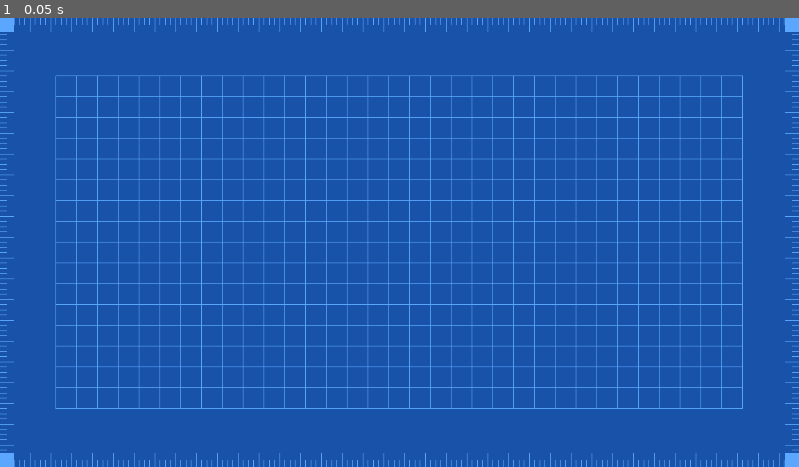
Above: before the commit, frame 1.
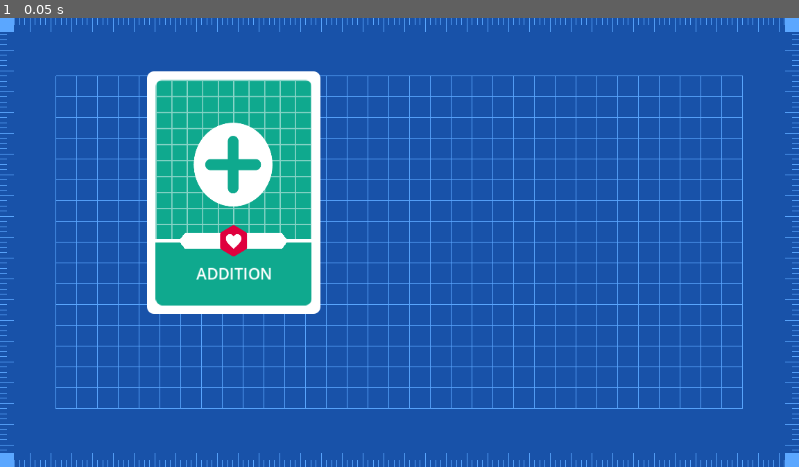
Above: after the commit, the same moment.

Repository: IamFastre/Numertica
Game: Godot game, scene res://scenes/game.tscn
Two runs of this game, one before a commit and one after it. Both use one fixed random seed, a clock stepped at 60 frames per second and the inputs below.
Inputs:
- Up to frame 1 (0.05 s): no input

The runs differ from the first frame. In frame 1, 12% of the frame differs, in the area x 18-41%, y 11-66%.

Commit message:
scenes

Diff:
--- /dev/null
+++ b/scenes/card.tscn
@@ -0,0 +1,108 @@
+[gd_scene load_steps=4 format=3 uid="uid://d0vfb4abomtui"]
+
+[ext_resource type="Script" path="res://scripts/cards/main.gd" id="1_7a6ey"]
+[ext_resource type="Texture2D" uid="uid://cgpy3cg7mtq3b" path="res://assets/cards/shape.svg" id="2_fj6ve"]
+[ext_resource type="LabelSettings" uid="uid://c6yet1dr421yr" path="res://resources/card_name.tres" id="3_go25d"]
+
+[node name="Card" type="Node2D"]
+script = ExtResource("1_7a6ey")
+
+[node name="Sprite" type="Sprite2D" parent="."]
+texture = ExtResource("2_fj6ve")
+centered = false
+region_rect = Rect2(0, 10.9048, 250, 339.095)
+
+[node name="Canvas" type="Sprite2D" parent="Sprite"]
+self_modulate = Color(0, 0, 0, 1)
+clip_children = 2
+position = Vector2(12.5, 12.5)
+scale = Vector2(0.9, 0.929)
+texture = ExtResource("2_fj6ve")
+centered = false
+region_rect = Rect2(0, 10.9048, 250, 339.095)
+
+[node name="Content" type="Control" parent="Sprite/Canvas"]
+layout_mode = 3
+anchors_preset = 15
+anchor_right = 1.0
+anchor_bottom = 1.0
+grow_horizontal = 2
+grow_vertical = 2
+metadata/_edit_use_anchors_ = true
+
+[node name="Art" type="Control" parent="Sprite/Canvas/Content"]
+layout_mode = 1
+anchors_preset = 0
+offset_right = 250.0
+offset_bottom = 250.0
+metadata/_edit_use_anchors_ = true
+
+[node name="Background" type="TextureRect" parent="Sprite/Canvas/Content/Art"]
+layout_mode = 1
+anchors_preset = 15
+anchor_right = 1.0
+anchor_bottom = 1.0
+grow_horizontal = 2
+grow_vertical = 2
+expand_mode = 1
+stretch_mode = 5
+
+[node name="Foreground" type="TextureRect" parent="Sprite/Canvas/Content/Art"]
+layout_mode = 1
+anchors_preset = 15
+anchor_right = 1.0
+anchor_bottom = 1.0
+grow_horizontal = 2
+grow_vertical = 2
+expand_mode = 1
+stretch_mode = 5
+
+[node name="Textual" type="Control" parent="Sprite/Canvas/Content"]
+layout_mode = 1
+anchor_left = 0.504
+anchor_top = 0.857
+anchor_right = 0.504
+anchor_bottom = 0.857
+offset_left = -125.0
+offset_top = -49.95
+offset_right = 125.0
+offset_bottom = 50.05
+
+[node name="CardName" type="Label" parent="Sprite/Canvas/Content/Textual"]
+layout_mode = 1
+anchors_preset = 8
+anchor_left = 0.5
+anchor_top = 0.5
+anchor_right = 0.5
+anchor_bottom = 0.5
+offset_left = -16.5
+offset_top = -11.5
+offset_right = 16.5
+offset_bottom = 11.5
+grow_horizontal = 2
+grow_vertical = 2
+text = "Name"
+label_settings = ExtResource("3_go25d")
+horizontal_alignment = 1
+vertical_alignment = 1
+uppercase = true
+max_lines_visible = 1
+
+[node name="InfoBox" type="Polygon2D" parent="Sprite/Canvas/Content"]
+position = Vector2(37, 250)
+antialiased = true
+polygon = PackedVector2Array(0, 0, 10, -12.5, 165, -12.5, 175, 0, 165, 12.5, 10, 12.5)
+
+[node name="Separator" type="Line2D" parent="Sprite/Canvas/Content"]
+position = Vector2(0, 250)
+points = PackedVector2Array(0, 0, 250, 0)
+width = 5.0
+
+[node name="Icon" type="TextureRect" parent="Sprite/Canvas/Content"]
+layout_mode = 0
+offset_left = 100.0
+offset_top = 225.0
+offset_right = 150.0
+offset_bottom = 275.0
+expand_mode = 1
+stretch_mode = 5
--- a/scenes/game.tscn
+++ b/scenes/game.tscn
@@ -1,8 +1,10 @@
-[gd_scene load_steps=4 format=3 uid="uid://bc1ioqiqay80i"]
+[gd_scene load_steps=6 format=3 uid="uid://bc1ioqiqay80i"]
 
 [ext_resource type="PackedScene" uid="uid://cl5e146pla2a" path="res://assets/backgrounds/background.tscn" id="1_cx3rt"]
 [ext_resource type="PackedScene" uid="uid://dp0rfuihr2ia4" path="res://assets/backgrounds/blueprint/blueprint_scene.tscn" id="1_eboum"]
-[ext_resource type="Texture2D" uid="uid://rcsw6uu3qwh4" path="res://assets/Cards.png" id="3_gv5e6"]
+[ext_resource type="Texture2D" uid="uid://dudbeps6h4e31" path="res://components/cards/add/foreground.png" id="4_37bpg"]
+[ext_resource type="PackedScene" uid="uid://d0vfb4abomtui" path="res://scenes/card.tscn" id="4_827eh"]
+[ext_resource type="Texture2D" uid="uid://b0pl7kickx4t4" path="res://components/cards/add/background.png" id="5_h8bh3"]
 
 [node name="Node2D" type="Node2D"]
 
@@ -11,8 +13,11 @@
 [node name="Grid Background" parent="Background" instance=ExtResource("1_eboum")]
 
 [node name="Camera2D" type="Camera2D" parent="."]
+anchor_mode = 0
 
-[node name="Cards" type="Sprite2D" parent="."]
-position = Vector2(99, 158)
-scale = Vector2(0.25048, 0.25048)
-texture = ExtResource("3_gv5e6")
+[node name="Card" parent="." instance=ExtResource("4_827eh")]
+position = Vector2(212, 77)
+card_name = "Addition"
+foreground_texture = ExtResource("4_37bpg")
+background_texture = ExtResource("5_h8bh3")
+canvas_color = Color(0.0588235, 0.662745, 0.556863, 1)
